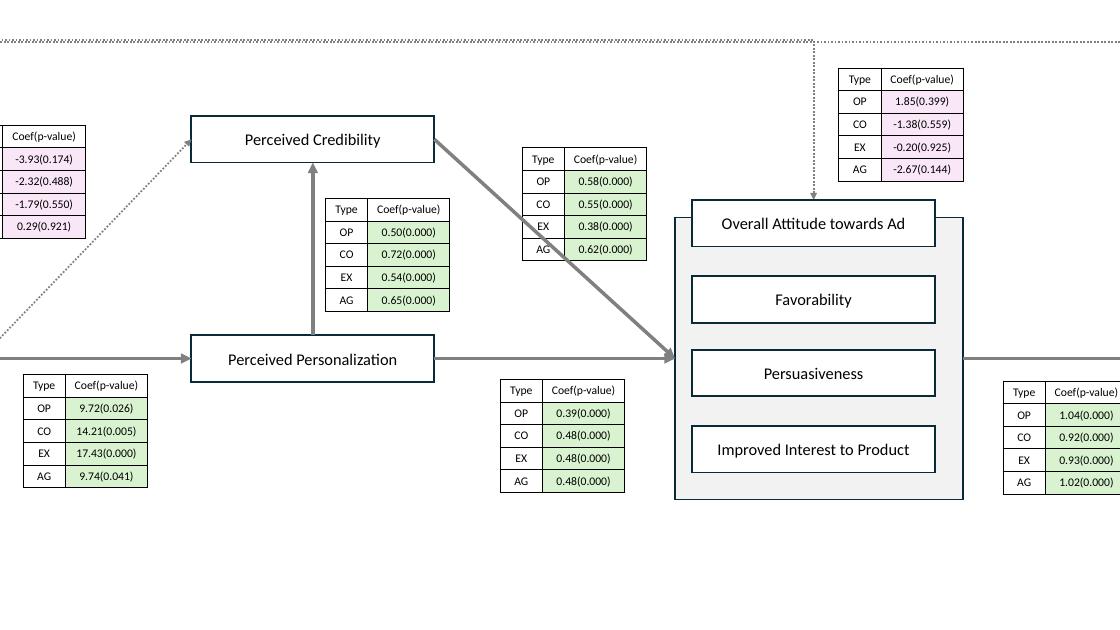
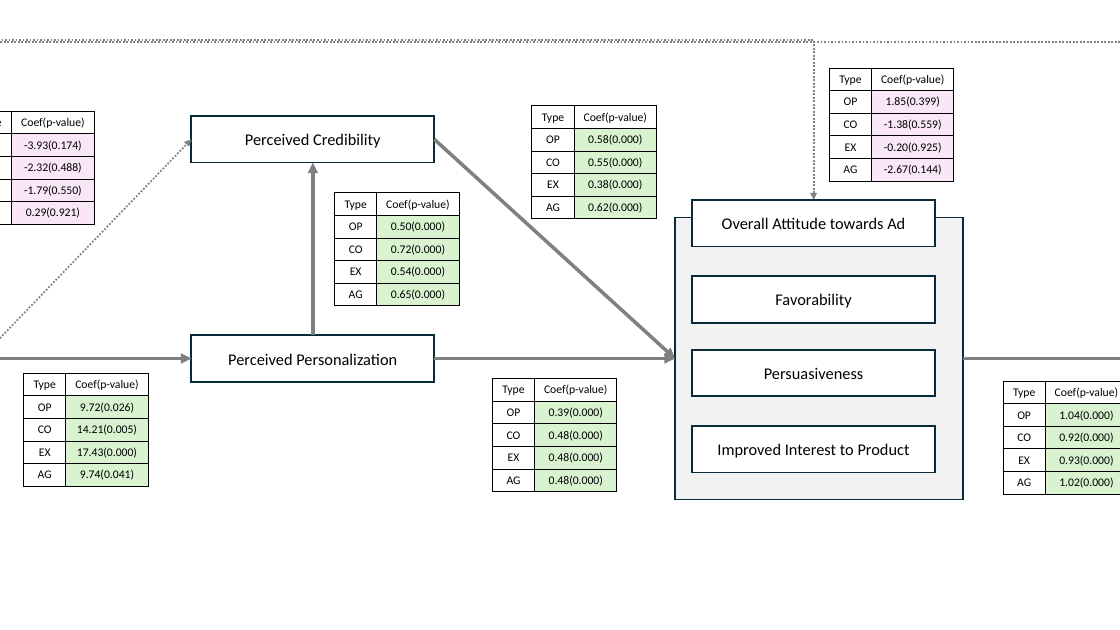
Before and after one commit to suharar/master_thesis, a slide deck: slide 2 of common_materials/framework.pptx. Drawn at 1120x630 pixels with LibreOffice and Linux fonts; fonts in the diff are those of the drawing. Boxes give left, top, right and bottom in pixels: in the first picture for what was removed or moved away, otherwise in the second. Text is boxed around its words. In the diff, an @@ line names an element or a change of style, - is before the commit and + after.

```diff
--- a/common_materials/framework.pptx
+++ b/common_materials/framework.pptx
@@ table moved from (x1=839, y1=68, x2=964, y2=180) to (x1=829, y1=68, x2=954, y2=180) @@
@@ table resized from (x1=0, y1=125, x2=85, y2=237) to (x1=0, y1=111, x2=94, y2=223) @@
@@ table moved from (x1=523, y1=148, x2=647, y2=260) to (x1=532, y1=106, x2=656, y2=218) @@
@@ table moved from (x1=325, y1=198, x2=450, y2=310) to (x1=334, y1=193, x2=459, y2=305) @@
@@ table moved from (x1=500, y1=380, x2=624, y2=492) to (x1=492, y1=379, x2=617, y2=491) @@
```
Also in this commit, not shown: 1 other slide changed, 11 other files.
